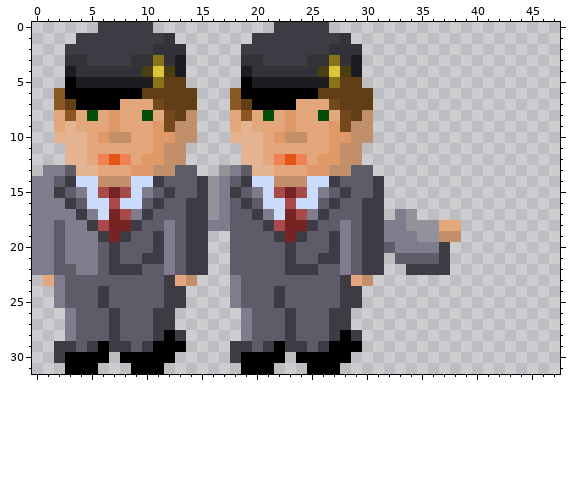
Pixel-art sprite -- src/game/sprites/data/cfe-reb.png. That is the earlier state.
The file is 48x32 pixels. Colours within 5 levels of each other are drawn and written as one.
And afterwards:
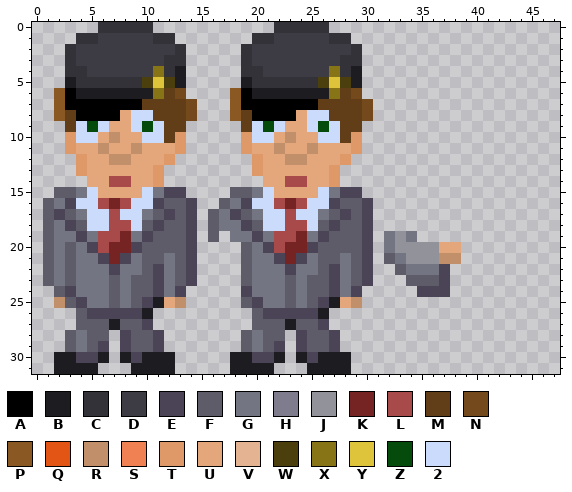
Palette (. is transparent): A #000000  B #1d1c21  C #333239  D #3d3b44  E #4b4356  F #5f5c6a  G #737582  H #7f7c8d  J #92929b  K #762323  L #a84a4a  M #613e18  N #744a1c  P #8a5822  Q #e35514  R #c28f6b  S #ef8152  T #df9968  U #e3a77b  V #e3b392  W #4a3f0d  X #877417  Y #dec43b  Z #054c0c  2 #cbdbfc
From old to new:
Changed rows in their new state; - is an unchanged pixel.
first column x 0:
 0 ------CCCCC-----------CCCCC------------
 1 ----CC-----C--------CC-----C-----------
 2 ---C-------DD------C-------DD----------
 3 ----D----DDD-C------D----DDD-C---------
 4 ---C-DDDDDDXC------C-DDDDDDXC----------
 5 ---BCCCCCCWYWB-----BCCCCCCWYWB---------
 6 ----BBBBBBBX-N.-----BBBBBBBX-N.--------
 7 ---A----AAMM--N----A----AAMM--N--------
 8 --PMAAAA-22MM-N---PMAAAA-22MM-N--------
 9 --.M2Z2U-2Z2MM.---.M2Z2U-2Z2MM.--------
10 --.T22U-U-22MT.---.T22U-U-22MT.--------
11 ---TU-R--R-UUT-----TU-R--R-UUT---------
12 ---.T-URR-UUT.-----.T-URR-UUT.---------
13 -...TU---UUT...--...TU---UUT...--------
14 .....UULLUUT.........UULLUUT....-------
15 ..F-G-UUUU2GEE....F-G-UUUU2GEE..-------
16 .FGE2-LKL-2E--E..FGE2-LKL-2E--E.-------
17 .FEFG2-L22G-E-E.FGE-G2-L22G-E-E.-..----
18 .FGEF22LL2-EF-E.FGGE-22LL2-EF-E........
19 .FGGEGLLKGEFF-E.F-GGEGLLKGEFF-E.GJG....
20 .FGFGELKKE-FF-E.--.-GELKKE-FF-E.GJJJJUU
21 .FGFGGEKEGFFG-E.--.-GGEKEGFFG-E.FGJJJRR
22 .FG-GGGEGG-EG-E.--.-GGGEGG-EG-E.-FGGGE-
23 -FG-GGG-G--EGFE---.-GGG-G--EGFE---FFFE-
24 --FEGGG-G--EGE----.EGGG-G--EGE-----EEE-
25 --R-EGG-G-EBUR----.-EGG-G-EBUR---------
26 ---.-EEEEEB..------.-EEEEEB..----------
27 ---.---B--E..------.---B--E..----------
28 ---FG--.E--E..-----FG--.E--E..---------
29 --.FGFE.E-FE..----.FGFE.E-FE..---------
30 --BBEEB-BEBBB-----BBEEB-BEBBB----------
31 --BBBB---BBBB-----BBBB---BBBB----------
Where, in picture pixels (left, top, right, bottom), the same in both pictures:
changed: (32, 22, 461, 374)
